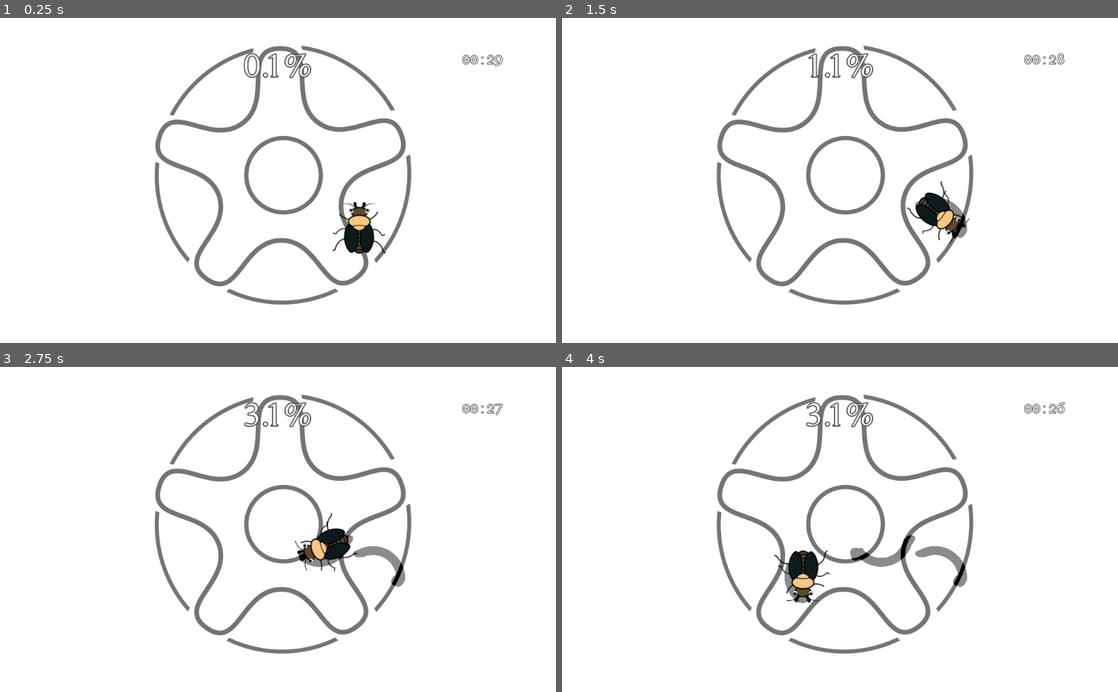
Above: before the commit, frames 1-4 (two rows, left to right).
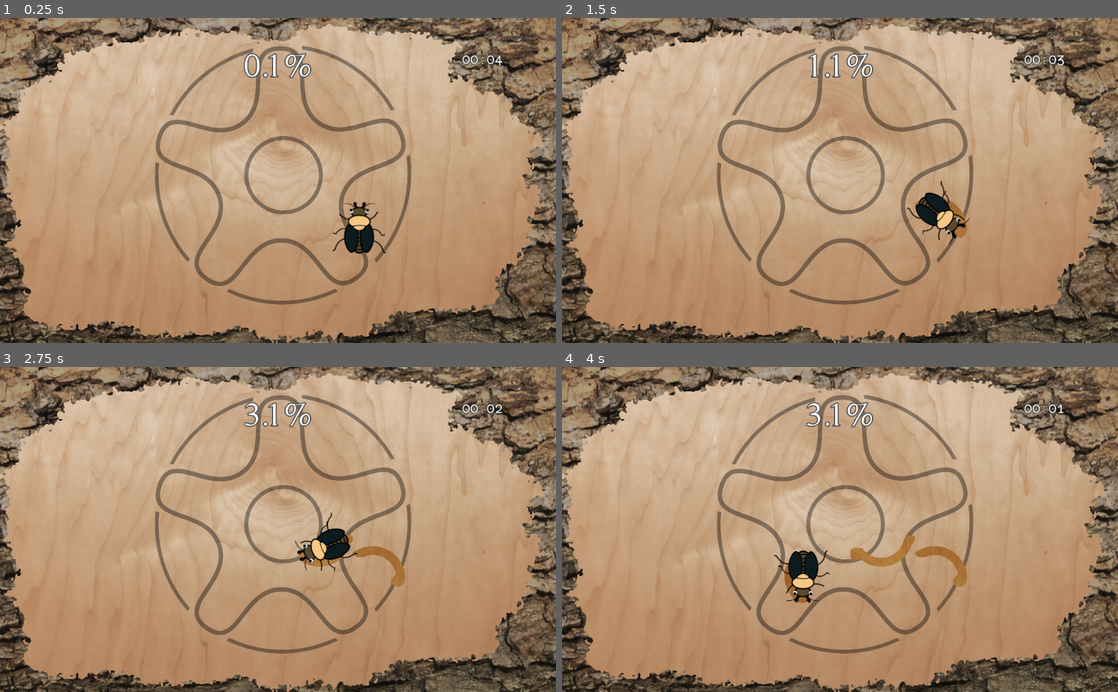
Above: after the commit, the same moments.

Repository: matthewpaul-us/godot-beadel_the_carpenter
Game: Godot game, scene res://Main.tscn
Same seed, same stepped clock (60 frames per second), same inputs: the game is played once before the commit and once after it.
Inputs:
- Up to frame 1 (0.25 s): no input
- Up to frame 2 (1.5 s): tap Enter at 0.5 s; hold Right (turn_right) 0.53-1.28 s; hold Space (eat) 0.53-1.28 s; hold Down (go_backward) from 1.28 s (still down); tap Space (eat) at 1.35 s
- Up to frame 3 (2.75 s): release Down (go_backward) at 2.03 s; hold Right (turn_right) from 2.03 s (still down); hold Space (eat) from 2.03 s (still down)
- Up to frame 4 (4 s): release Right (turn_right) at 2.78 s; release Space (eat) at 2.78 s; hold Up (go_forward) 2.78-3.53 s; tap Space (eat) at 2.85 s; hold Left (turn_left) from 3.53 s (still down); hold Space (eat) from 3.53 s (still down)

The runs differ from the first frame. In frame 1, 99% of the frame differs, in the area x 0-100%, y 0-100%; in frame 2, 99%; in frame 3, 99%; in frame 4, 99%.

Commit message:
Fix textures and shaders. Remove time taken from invoice.

Diff:
--- a/Beadel.gd
+++ b/Beadel.gd
@@ -10,6 +10,7 @@
 onready var _anim := $AnimationPlayer
 onready var _eat_sound := $EatSound
 onready var _walk_sound := $WalkSound
+onready var _body := $Body
 
 var beadel_head
 var _velocity := Vector2.ZERO
@@ -17,23 +18,19 @@
 
 
 func _physics_process(delta):
-#	if Input.is_action_pressed("eat"):
-#		if not _was_eating:
-#			emit_signal("eating_started")
-#			_was_eating = true
-#
-#		_velocity = _forward() * eat_speed
-#
-#	else:
-#		if _was_eating:
-#			emit_signal("eating_finished")
-#			_was_eating = false
-#
-#		_velocity = Vector2.ZERO
-#		if beadel_head:
-#			beadel_head.hide()
+	move_and_collide(_velocity * delta)
 
-	move_and_collide(_velocity * delta)
+	var body_size = _body.get_rect().size
+	var viewport_size = get_viewport_rect().size
+	if position.x < (0 - body_size.x):
+		position.x = viewport_size.x
+	elif position.x > (viewport_size.x + body_size.x):
+		position.x = 0
+
+	if position.y < (0 - body_size.y):
+		position.y = viewport_size.y
+	elif position.y > (viewport_size.y + body_size.y):
+		position.y = 0
 
 	if beadel_head:
 		beadel_head.global_position = $BeetleHead.global_position
--- a/GUI.gd
+++ b/GUI.gd
@@ -14,7 +14,11 @@
 	_percent_complete_label.text = '%d.1%%' % (percent_complete * 100.0)
 
 func show_receipt(percent_complete : float, percent_complete_money : float,
-	time_taken_seconds : float, time_taken_money : float):
+	time_taken_seconds : float, time_taken_money : float,
+	reference_pic : Texture, eaten_pic : Texture):
+		_receipt.set_reference_picture(reference_pic)
+		_receipt.set_actual_picture(eaten_pic)
+
 		_receipt.set_percent_complete(percent_complete, percent_complete_money)
 		_receipt.set_time_taken(time_taken_seconds, time_taken_money)
 
--- a/Main.gd
+++ b/Main.gd
@@ -42,8 +42,11 @@
 	var time_taken = time_for_level - _level_timer.time_left
 	var time_taken_money = _level_timer.time_left * 500
 
+	var symbol_texture = symbol.texture
+	var eaten_texture = eaten_viewport.get_texture()
 	_gui.show_receipt(percent_complete, percent_complete_money,
-		time_taken, time_taken_money)
+		time_taken, time_taken_money,
+		symbol_texture, eaten_texture)
 
 
 func _on_ScoreKeeper_compare_finished():
--- a/Main.tscn
+++ b/Main.tscn
@@ -1,6 +1,6 @@
-[gd_scene load_steps=15 format=2]
+[gd_scene load_steps=16 format=2]
 
-[ext_resource path="res://assets/audio/wood_smooth.png" type="Texture" id=1]
+[ext_resource path="res://assets/images/wood_smooth.png" type="Texture" id=1]
 [ext_resource path="res://Beadel.tscn" type="PackedScene" id=2]
 [ext_resource path="res://assets/images/symbol.png" type="Texture" id=3]
 [ext_resource path="res://Main.gd" type="Script" id=4]
@@ -11,14 +11,34 @@
 [ext_resource path="res://MainFSM.gd" type="Script" id=9]
 [ext_resource path="res://GUI.tscn" type="PackedScene" id=10]
 [ext_resource path="res://assets/audio/cute_victory.wav" type="AudioStream" id=11]
+[ext_resource path="res://assets/images/wood_rough_masked.png" type="Texture" id=12]
 
 [sub_resource type="Shader" id=1]
 code = "shader_type canvas_item;
 
-uniform sampler2D mask;
+uniform float blend_offset : hint_range(-1,1);
+uniform sampler2D eaten_mask;
+uniform sampler2D symbol_mask;
+
+float intensity(vec3 color) {
+	return color.r * 0.3 + color.g * 0.59 + color.b * 0.11;
+}
 
 void fragment() {
-	COLOR = COLOR * texture(mask, UV);
+	vec4 final_color = texture(TEXTURE, UV);
+	vec4 mask = texture(eaten_mask, UV);
+
+	vec4 symbol_color = texture(symbol_mask, UV);
+
+	float blend = 1.0 - intensity(symbol_color.rgb);
+	//final_color.rgb = final_color.rgb * (1.0 - symbol_color.a) + symbol_color.rgb * (1.0 - symbol_color.a);
+
+	final_color = symbol_color * (blend * blend_offset) + final_color * (1.0 - blend * blend_offset);
+
+	float a = intensity(mask.rgb);
+	final_color.a = round(a);
+
+	COLOR = final_color;
 }"
 
 [sub_resource type="ViewportTexture" id=2]
@@ -27,13 +47,15 @@
 [sub_resource type="ShaderMaterial" id=3]
 resource_local_to_scene = true
 shader = SubResource( 1 )
-shader_param/mask = SubResource( 2 )
+shader_param/blend_offset = 0.38
+shader_param/eaten_mask = SubResource( 2 )
+shader_param/symbol_mask = ExtResource( 3 )
 
 [node name="Main" type="Node2D"]
 script = ExtResource( 4 )
 
 [node name="PlayTimer" type="Timer" parent="."]
-wait_time = 30.0
+wait_time = 5.0
 
 [node name="StateMachine" type="Node" parent="."]
 script = ExtResource( 9 )
@@ -42,11 +64,21 @@
 position = Vector2( 512, 300 )
 texture = ExtResource( 3 )
 
-[node name="wood_surface" type="Sprite" parent="."]
-modulate = Color( 1, 1, 1, 0.454902 )
+[node name="WoodUnder" type="Sprite" parent="."]
+modulate = Color( 0.827451, 0.662745, 0.380392, 1 )
+position = Vector2( 512.105, 300 )
+texture = ExtResource( 1 )
+flip_h = true
+flip_v = true
+
+[node name="WoodSurface" type="Sprite" parent="."]
 material = SubResource( 3 )
 position = Vector2( 512.105, 300 )
 texture = ExtResource( 1 )
+
+[node name="RoughWood" type="Sprite" parent="."]
+position = Vector2( 512.105, 300 )
+texture = ExtResource( 12 )
 
 [node name="Beadel" parent="." instance=ExtResource( 2 )]
 position = Vector2( 662, 388 )
--- a/receipt/Receipt.gd
+++ b/receipt/Receipt.gd
@@ -12,6 +12,9 @@
 onready var tax_label := $TaxLabel
 
 onready var total_label := $TotalLabel
+
+onready var _request_image := $RequestImage
+onready var _fulfilled_image := $FulfilledImage
 
 var _percent_complete_money := 0
 var _time_taken_money := 0
@@ -41,5 +44,13 @@
 	var total = (_percent_complete_money + _time_taken_money) * (1 + tax_rate)
 	total_label.text = _format_money(total)
 
+func set_reference_picture(image : Texture):
+	_request_image.texture = image
+	pass
+
+func set_actual_picture(image: Texture):
+	_fulfilled_image.texture = image
+	pass
+
 func _format_money(m : float):
 	return '$%d' % m
--- a/receipt/Receipt.tscn
+++ b/receipt/Receipt.tscn
@@ -36,6 +36,7 @@
 }
 
 [node name="TimeTakenLabel" type="Label" parent="."]
+visible = false
 margin_left = 504.18
 margin_top = 368.0
 margin_right = 579.18
@@ -60,6 +61,7 @@
 valign = 1
 
 [node name="TimeTakenMoneyLabel" type="Label" parent="."]
+visible = false
 margin_left = 622.789
 margin_top = 368.397
 margin_right = 697.789
@@ -111,3 +113,25 @@
 __meta__ = {
 "_edit_use_anchors_": false
 }
+
+[node name="RequestImage" type="TextureRect" parent="."]
+margin_left = 315.0
+margin_top = 189.0
+margin_right = 468.0
+margin_bottom = 303.0
+expand = true
+stretch_mode = 7
+__meta__ = {
+"_edit_use_anchors_": false
+}
+
+[node name="FulfilledImage" type="TextureRect" parent="."]
+margin_left = 540.785
+margin_top = 189.0
+margin_right = 693.785
+margin_bottom = 303.0
+expand = true
+stretch_mode = 7
+__meta__ = {
+"_edit_use_anchors_": false
+}
Binary file changed: assets/images/invoice.png
Renamed: assets/audio/wood_rough.png -> assets/images/wood_rough.png
Not shown, changed: assets/images/wood_rough.png.import
Binary file added: assets/images/wood_rough_masked.png
Not shown, changed: assets/images/wood_rough_masked.png.import
Renamed: assets/audio/wood_smooth.png -> assets/images/wood_smooth.png
Not shown, changed: assets/images/wood_smooth.png.import
Binary file removed: assets/images/wood_surface.jpg
